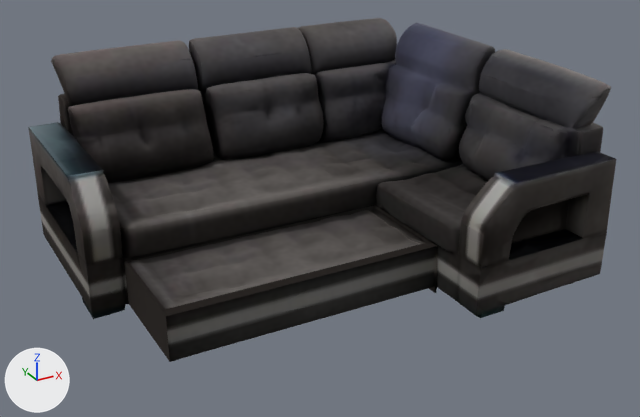
The glTF model models/uyut-ugl.glb: old version first, new version second.
The view is the same before and after, from a 50 mm camera at (-0.838, -1.573, 0.907) aimed at (0.006, -0.039, 0.14). Lighting does not change. The marker at lower left points along +X, +Y and +Z. The first picture is the older version. Both versions are drawn at frame 23 of the action 'Raskladka'; the numbers are the values there. Vertices at exactly the same position are counted once.

Names of what the first picture shows: 'Korob', 'Matras', 'geometry_0'.
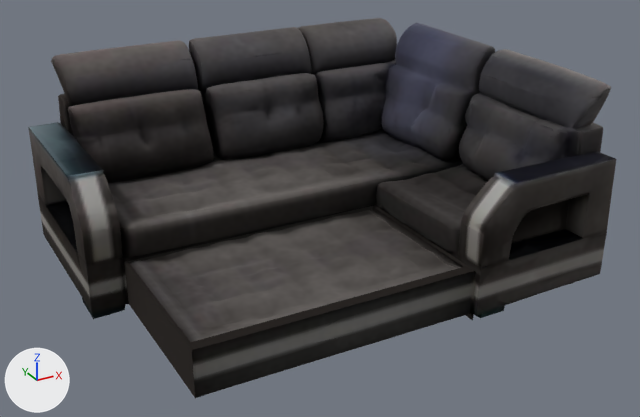
Location of each change, (x1, y1, x2, y2) in pixels of the pictures (640 x 417 px):
'Korob', moved: before (124, 205, 438, 362); after (124, 205, 475, 398)
'Matras', reshaped (12% wider, 34% taller): before (129, 210, 424, 309); after (130, 209, 461, 342)

Diff of the bpy script that builds the scene:
```diff
--- a/models/uyut-ugl.glb.py
+++ b/models/uyut-ugl.glb.py
@@ me_matras @@
 # used by ob_matras; location = (0.0, -0.023, 0.038); rotation_euler = (-0.00916, 0.0, 0.0), in degrees (-0.5, 0, 0)
-me_matras.from_pydata(...)  # 1540 vertices, 2959 faces; spans x -0.418..0.145, y -0.235..0.0, z 0.0..0.07
+me_matras.from_pydata(...)  # 2293 vertices, 4453 faces; spans x -0.418..0.145, y -0.359..0.0, z 0.0..0.071
+# me_matras part 1: 5 vertices moved within x -0.411..-0.044, y -0.088..0.0, z 0.06..0.069; 1523 vertices removed from x -0.418..0.145, y -0.235..0.0, z 0.0..0.07; 2276 vertices added at x -0.418..0.145, y -0.359..0.0, z 0.0..0.071
 me_matras.materials.append(mat_material_0)
@@ ob_korob @@
 ob_korob = bpy.data.objects.new('Korob', me_korob)
-ob_korob.location = (0.0, -0.237, 0.0)
+ob_korob.location = (0.0, -0.36, 0.0)
```
